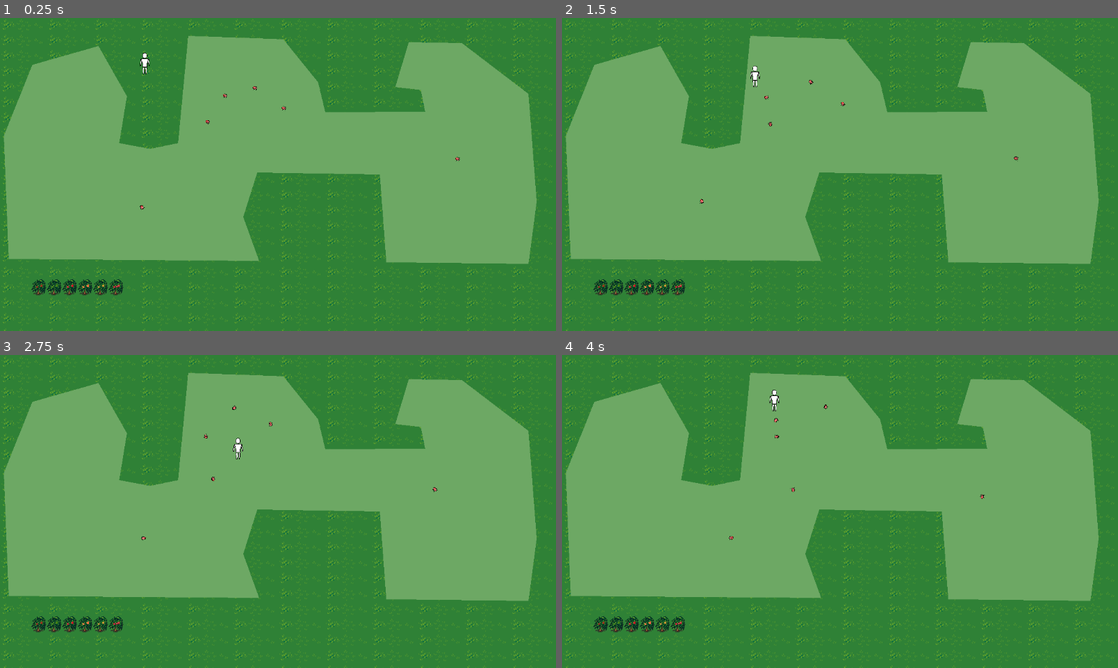
Above: before the commit, frames 1-4 (two rows, left to right).
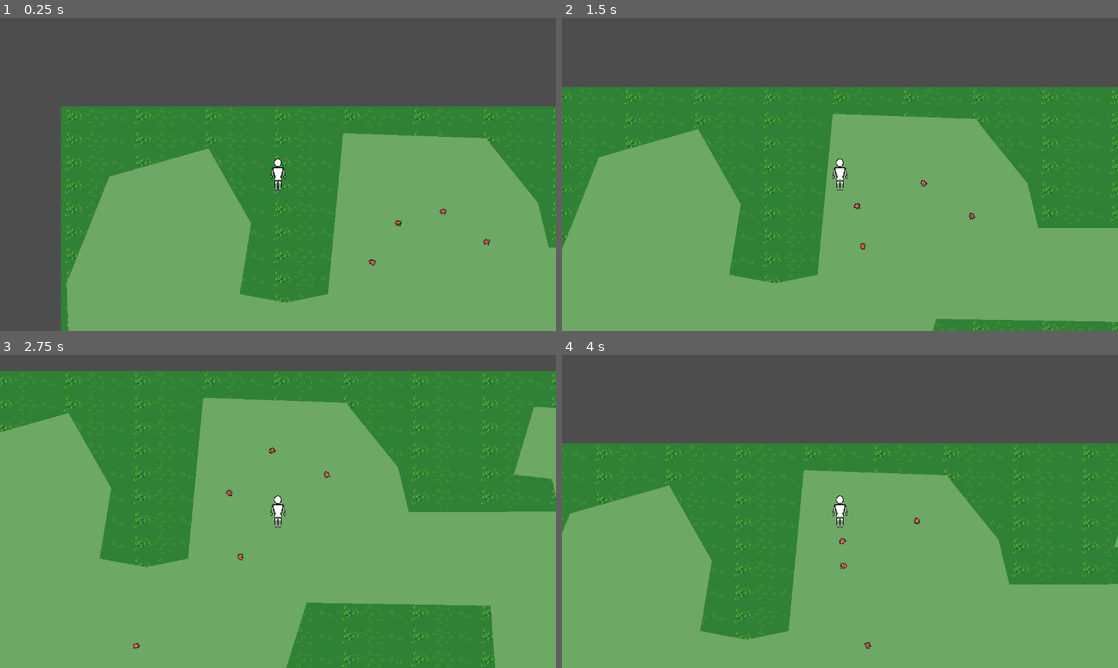
Above: after the commit, the same moments.

Repository: Moizer02/harvest_game_jam
Game: Godot game, scene res://blankmap.tscn
Two runs of this game, one before a commit and one after it. Both use one fixed random seed, a clock stepped at 60 frames per second and the inputs below.
Inputs (mouse positions are in pixels of both pictures, inside the frame that each line leads up to):
- Up to frame 1 (0.25 s): no input
- Up to frame 2 (1.5 s): tap Enter at 0.5 s; move the mouse to (962, 158) at 0.52 s; hold D (movement_right) 0.53-1.28 s; click (962, 158) at 0.67 s; move the mouse to (728, 190) at 1.27 s; hold S (movement_down) from 1.28 s (still down)
- Up to frame 3 (2.75 s): move the mouse to (333, 442) at 2.02 s; release S (movement_down) at 2.03 s; hold D (movement_right) from 2.03 s (still down)
- Up to frame 4 (4 s): move the mouse to (812, 574) at 2.77 s; release D (movement_right) at 2.78 s; hold W (movement_up) 2.78-3.53 s; click (812, 574) at 2.92 s; move the mouse to (1006, 558) at 3.52 s; hold A (movement_left) from 3.53 s (still down)

The runs differ from the first frame. In frame 1, 72% of the frame differs, in the area x 0-100%, y 0-100%; in frame 2, 71%; in frame 3, 50%; in frame 4, 80%.

Commit message:
Update
Camera on the charachter and the Player switched from Node2D to KinematicBody

Diff:
--- a/src/Player/player.gd
+++ b/src/Player/player.gd
@@ -1,17 +1,14 @@
-extends Node2D
+extends CharacterBody2D
 
 @export var speed = 80
-
-@onready var character_body = $CharacterBody2D
 
 func _ready():
 	pass
 
-
 func _physics_process(delta):
 	get_input(delta)
-	character_body.move_and_slide()
+	self.move_and_slide()
 
 func get_input(delta):
 	var input_direction = Input.get_vector("movement_left", "movement_right", "movement_up", "movement_down")
-	character_body.velocity = input_direction * (speed * 100) * delta
+	self.velocity = input_direction * (speed * 100) * delta
--- a/src/Player/player.tscn
+++ b/src/Player/player.tscn
@@ -4,17 +4,23 @@
 [ext_resource type="Script" path="res://src/Player/player.gd" id="1_l4opt"]
 
 [sub_resource type="RectangleShape2D" id="RectangleShape2D_ljq33"]
-size = Vector2(16, 32)
+size = Vector2(14.7153, 29.4307)
 
-[node name="Player" type="Node2D"]
+[node name="Player" type="CharacterBody2D"]
 scale = Vector2(1.49504, 1.49504)
 script = ExtResource("1_l4opt")
 
-[node name="CharacterBody2D" type="CharacterBody2D" parent="."]
-
-[node name="CollisionShape2D" type="CollisionShape2D" parent="CharacterBody2D"]
+[node name="CollisionShape2D" type="CollisionShape2D" parent="."]
+visible = false
+position = Vector2(-1.39539e-07, -1.51499e-06)
+scale = Vector2(1, 1)
 shape = SubResource("RectangleShape2D_ljq33")
 
-[node name="Sprite2D" type="Sprite2D" parent="CharacterBody2D"]
+[node name="Sprite2D" type="Sprite2D" parent="."]
 scale = Vector2(0.3, 0.3)
 texture = ExtResource("1_2focb")
+
+[node name="Camera2D" type="Camera2D" parent="."]
+scale = Vector2(1, 1)
+zoom = Vector2(1.5, 1.5)
+position_smoothing_speed = 12.0
